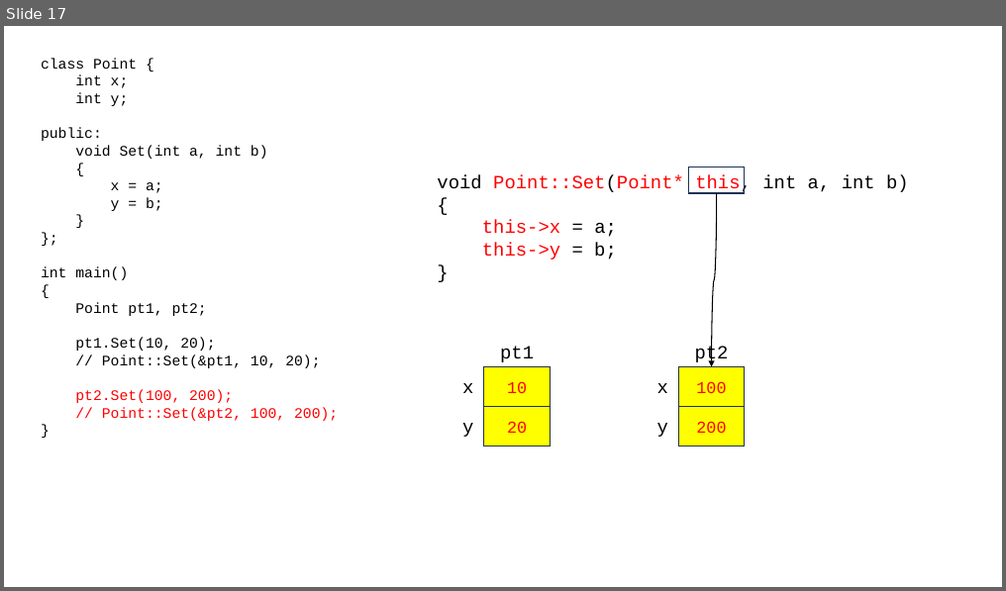
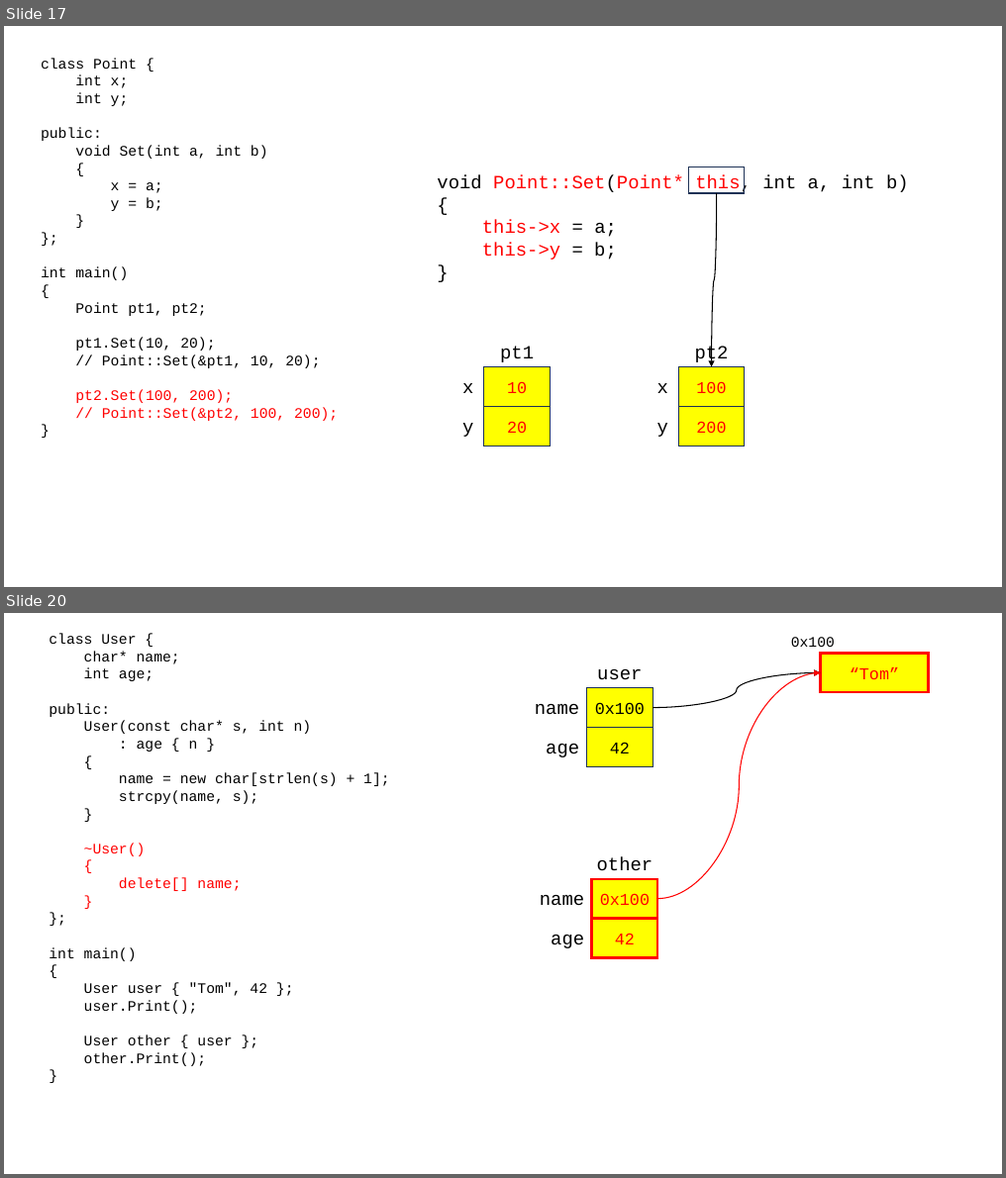
Before and after one commit to rlaxodnd98/SWIP77, a slide deck: cpp_230824.pptx. Shown one above the other, each under a label of ours: slide 17 before the commit, slides 17 and 20 after it; the slides between them are not shown. The pictures are 1006x591 and 1006x1178 pixels, drawn with LibreOffice and Linux fonts; fonts in the diff are those of the drawing. Boxes give left, top, right and bottom in pixels: in the first picture for what was removed or moved away, otherwise in the second. Text is boxed around its words. In the diff, an @@ line names an element or a change of style, - is before the commit and + after.

```diff
--- a/cpp_230824.pptx
+++ b/cpp_230824.pptx
@@ slide 20 added at [4, 613, 1002, 1174], background #FFFFFF @@
@@ text added at [49, 633, 389, 1066], 14 pt, text #000000 @@
+class User {
+char* name;
+int age;
+public:
+User(const char* s, int n)
+: age { n }
+{
+name = new char[strlen(s) + 1];
+strcpy(name, s);
+}
+~User()
+{
+delete[] name;
+}
+};
+int main()
+{
+User user { "Tom", 42 };
+user.Print();
+User other { user };
+other.Print();
+}
@@ text added at [791, 637, 835, 647], 14 pt, text #000000 @@
+0x100
@@ text added at [597, 669, 642, 680], 18 pt, text #000000 @@
+user
@@ rectangle added at [821, 654, 929, 693], fill #FFFF00, outline #FF0000 2.25 pt, 16 pt, text #FF0000 @@
+“Tom”
@@ rectangle added at [587, 688, 653, 728], fill #FFFF00, outline #1E3256 1 pt, 16 pt, text #000000 @@
+0x100
@@ curved arrow added from (653, 707) to (821, 672), #000000 1 pt @@
@@ curved arrow added from (657, 899) to (821, 672), #FF0000 1 pt @@
@@ text added at [535, 704, 579, 715], 18 pt, text #000000 @@
+name
@@ rectangle added at [587, 728, 653, 767], fill #FFFF00, outline #1E3256 1 pt, 16 pt, text #000000 @@
+42
@@ text added at [546, 744, 579, 758], 18 pt, text #000000 @@
+age
@@ rectangle added at [592, 878, 657, 919], fill #FFFF00, outline #FF0000 2.25 pt, 16 pt, text #FF0000 @@
+0x100
@@ text added at [597, 858, 653, 870], 18 pt, text #000000 @@
+other
@@ text added at [540, 895, 584, 906], 18 pt, text #000000 @@
+name
@@ text added at [550, 935, 584, 949], 18 pt, text #000000 @@
+age
@@ rectangle added at [592, 919, 657, 959], fill #FFFF00, outline #FF0000 2.25 pt, 16 pt, text #FF0000 @@
+42
```
Also in this commit, not shown: 4 other slides added, 2 other files.
